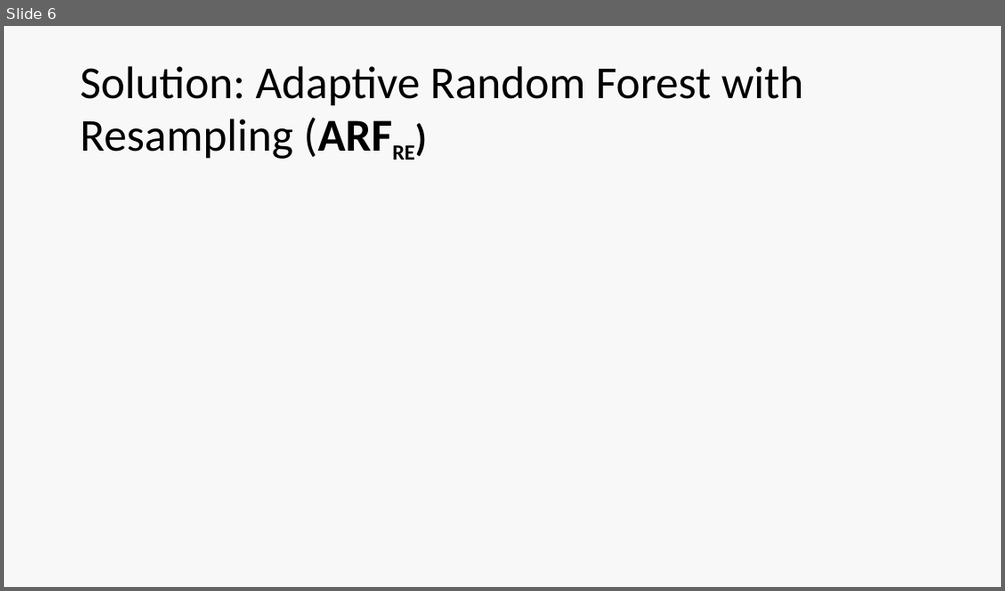
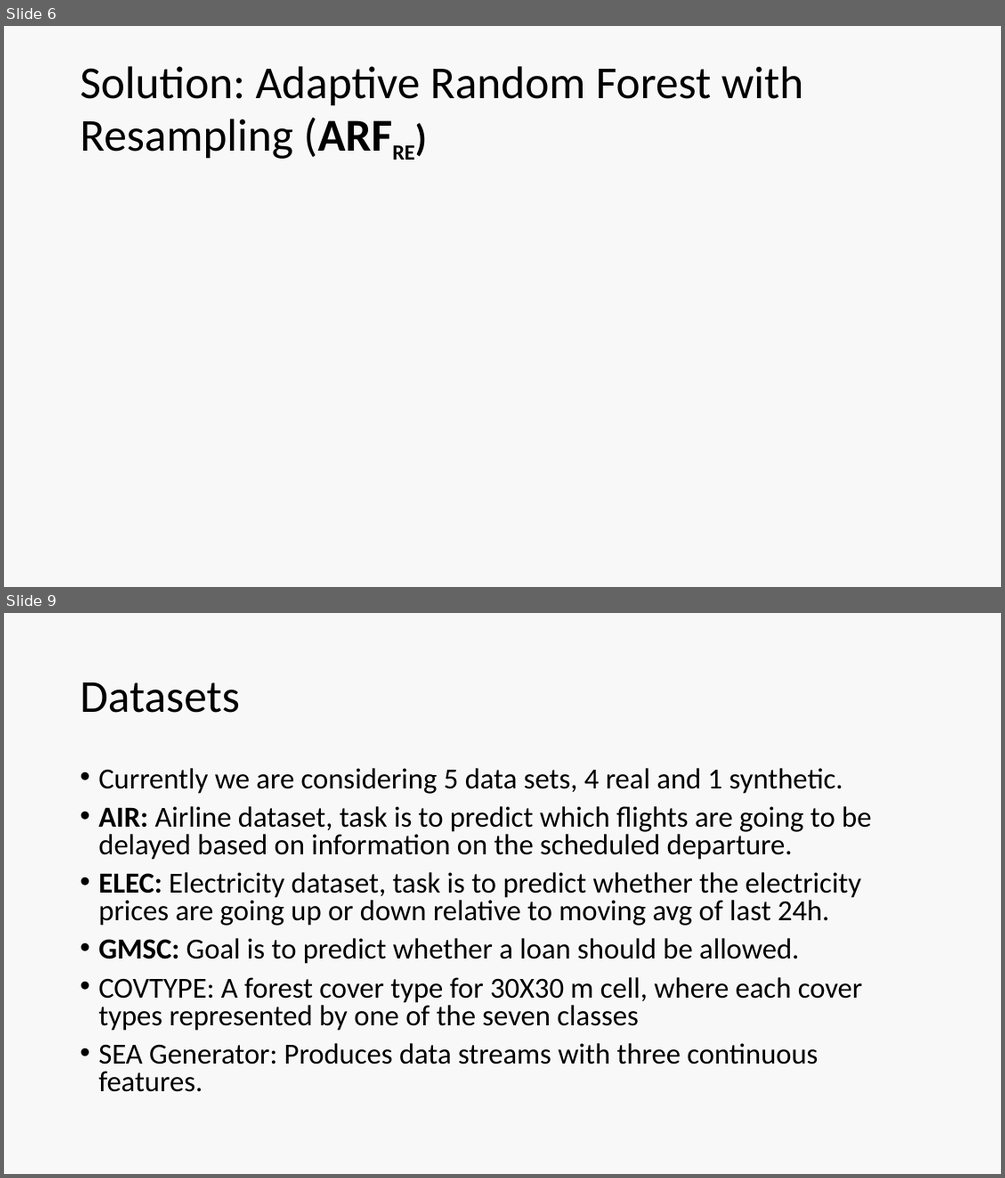
Before and after one commit to kushvarma/dm_arf, a slide deck: DMLAB-SS2020 ARF.pptx. Shown one above the other, each under a label of ours: slide 6 before the commit, slides 6 and 9 after it; the slides between them are not shown. The pictures are 1005x591 and 1005x1178 pixels, drawn with LibreOffice and Linux fonts; fonts in the diff are those of the drawing; grey boxes stand for pictures. Boxes give left, top, right and bottom in pixels: in the first picture for what was removed or moved away, otherwise in the second. Text is boxed around its words. In the diff, an @@ line names an element or a change of style, - is before the commit and + after.

Commit message:
Update Presentation.

```diff
--- a/DMLAB-SS2020 ARF.pptx
+++ b/DMLAB-SS2020 ARF.pptx
@@ slide 9 added at [4, 613, 1001, 1174], background #F8F8F8 @@
@@ title added at [80, 682, 239, 713], 44 pt, text #000000 @@
+Datasets
@@ text added at [98, 768, 871, 1092], 28 pt, text #000000 @@
+• Currently we are considering 5 data sets, 4 real and 1 synthetic.
+• AIR: Airline dataset, task is to predict which flights are going to be delayed based on information on the scheduled departure.
+• ELEC: Electricity dataset, task is to predict whether the electricity prices are going up or down relative to moving avg of last 24h.
+• GMSC: Goal is to predict whether a loan should be allowed.
+• COVTYPE: A forest cover type for 30X30 m cell, where each cover types represented by one of the seven classes
+• SEA Generator: Produces data streams with three continuous features.
```
Also in this commit, not shown: 4 slides changed, 1 other slide added, 3 slides removed.
